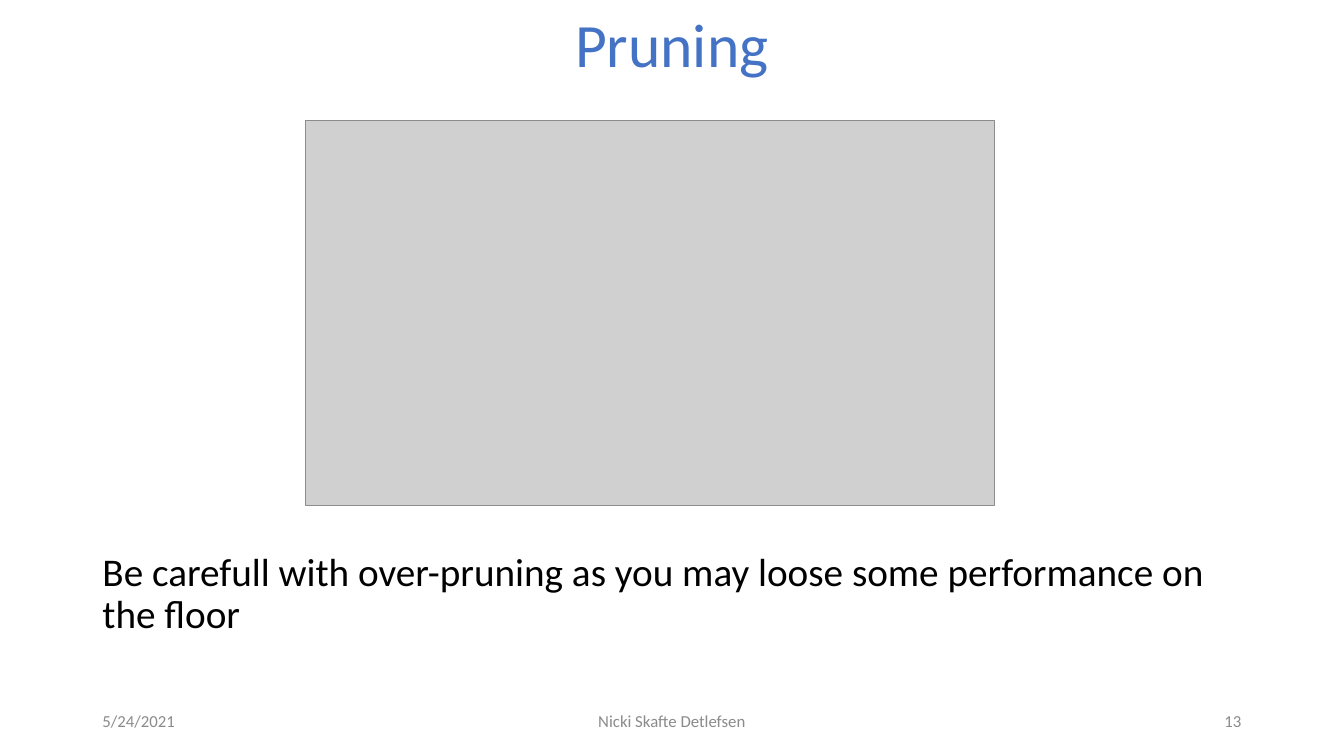
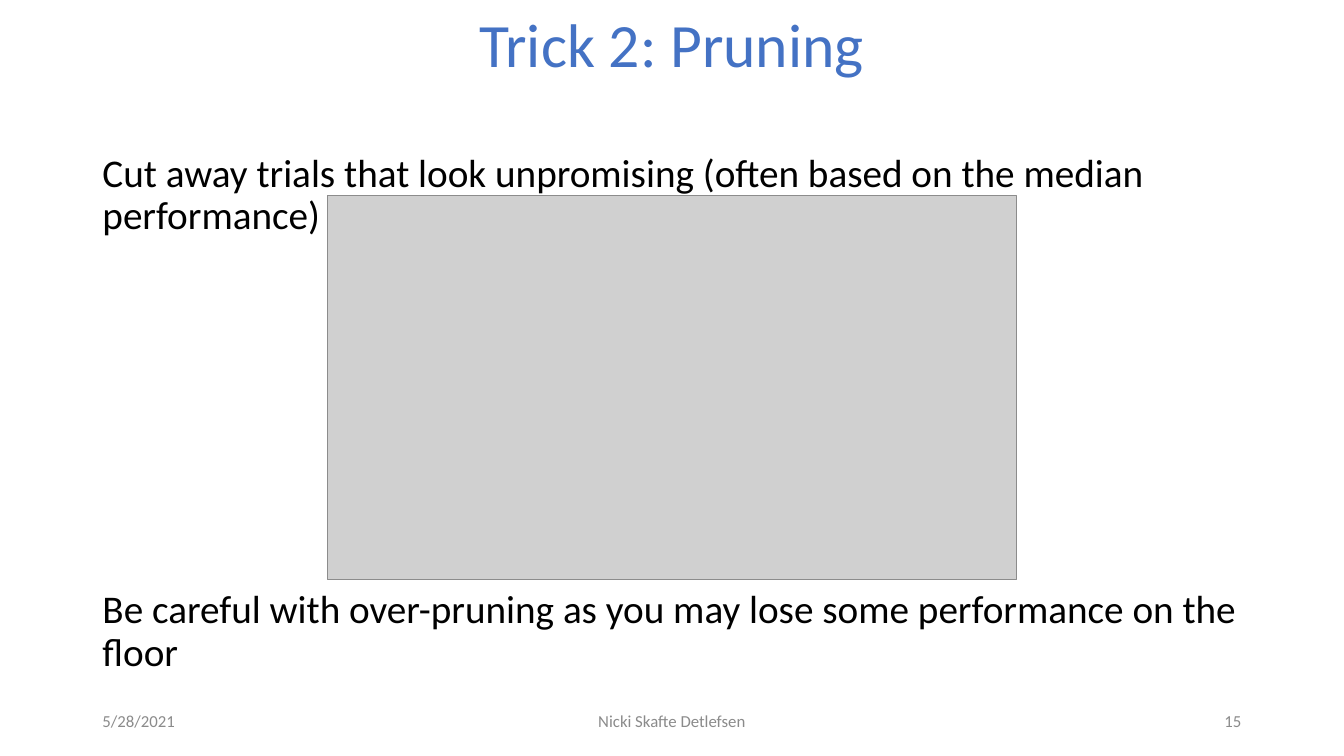
Before and after one commit to DeepEasterbunny/dtu_mlops, a slide deck: slide 15 of 09_crossvalidation_at_scale/Hyperparameters.pptx (slide 13 before the commit). Drawn at 1344x756 pixels with LibreOffice and Linux fonts; fonts in the diff are those of the drawing; grey boxes stand for pictures; background and template pictures are left out. Boxes give left, top, right and bottom in pixels: in the first picture for what was removed or moved away, otherwise in the second. Text is boxed around its words. In the diff, an @@ line names an element or a change of style, - is before the commit and + after.

```diff
--- a/09_crossvalidation_at_scale/Hyperparameters.pptx
+++ b/09_crossvalidation_at_scale/Hyperparameters.pptx
@@ title at (x1=479, y1=24, x2=863, y2=78): text changed @@
-Pruning
+Trick 2: Pruning
@@ text at (x1=102, y1=158, x2=1236, y2=667): text changed @@
-Be carefull with over-pruning as you may loose some performance on the floor
+Cut away trials that look unpromising (often based on the median performance)
+Be careful with over-pruning as you may lose some performance on the floor
@@ picture moved from (x1=306, y1=121, x2=994, y2=506) to (x1=328, y1=196, x2=1016, y2=581) @@
@@ text at (x1=102, y1=715, x2=174, y2=728): text changed @@
-5/24/2021
+5/28/2021
@@ page number at (x1=1224, y1=716, x2=1241, y2=727): text changed @@
-13
+15
```
Also in this commit, not shown: 13 other slides changed, 1 slide added, 26 other files.
